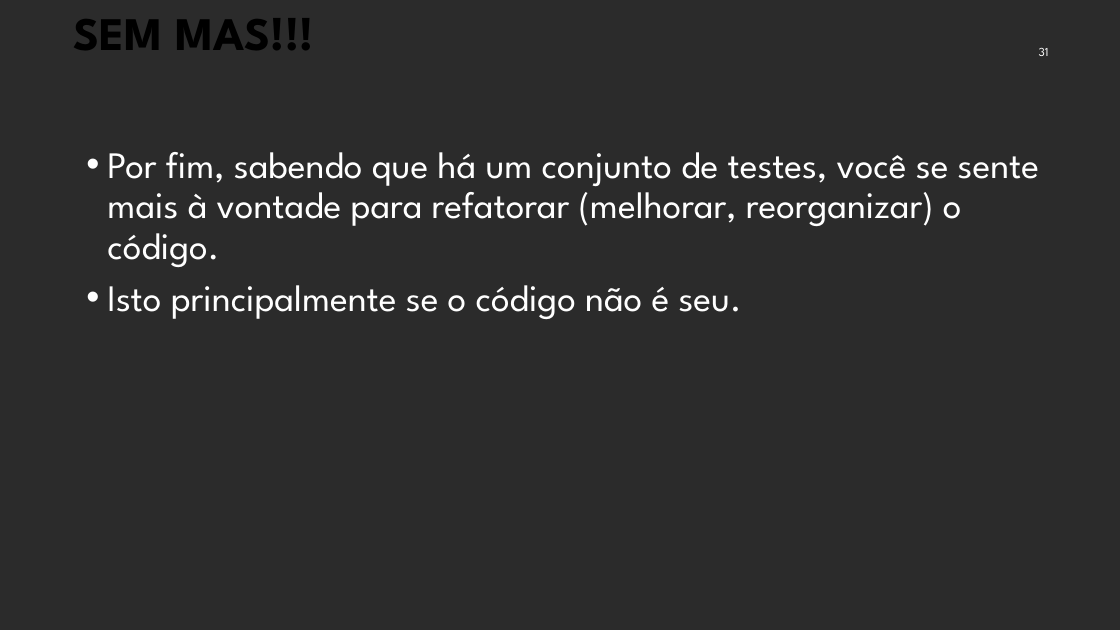
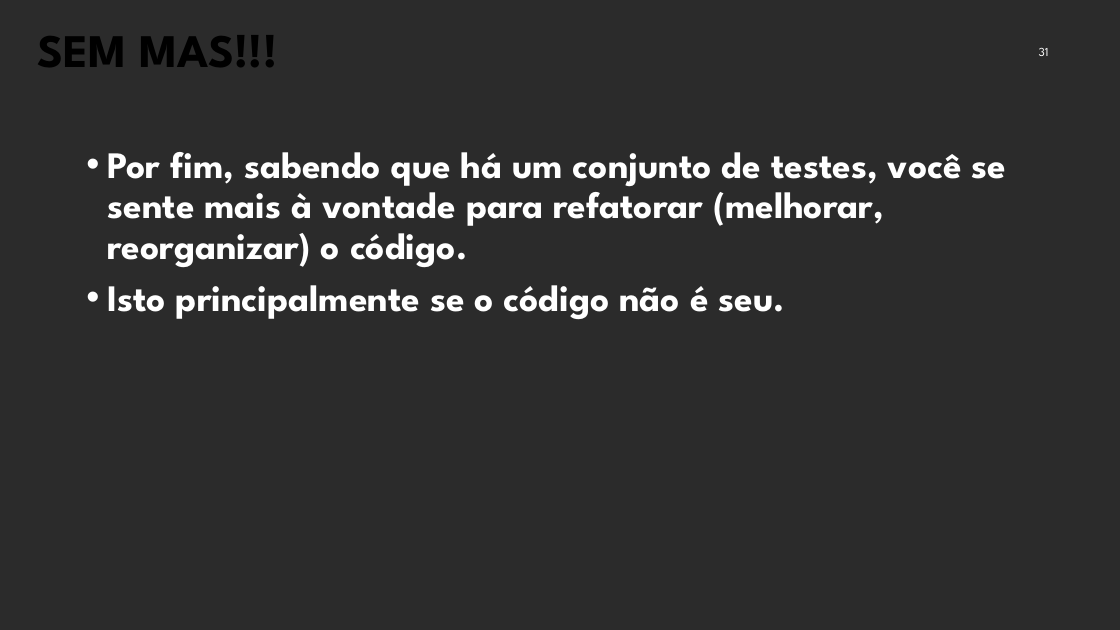
Before and after one commit to Claudio-Barbosa-da-Silva/testes-de-software, a slide deck: slide 31 of projects/01-introducao-tdd/tdd.pptx. Drawn at 1120x630 pixels with LibreOffice and Linux fonts; fonts in the diff are those of the drawing; background and template pictures are left out; a plain dark background stands for a picture behind light text. Boxes give left, top, right and bottom in pixels: in the first picture for what was removed or moved away, otherwise in the second. Text is boxed around its words. In the diff, an @@ line names an element or a change of style, - is before the commit and + after.

```diff
--- a/projects/01-introducao-tdd/tdd.pptx
+++ b/projects/01-introducao-tdd/tdd.pptx
@@ title "SEM MAS!!!": place and size @@
-title "SEM MAS!!!" at (74,18,313,50)
+title "SEM MAS!!!" at (38,35,277,67)
@@ text "Por fim, sabendo que há ..." at (107,152,1007,319): bold on @@
```
Also in this commit, not shown: 7 other slides changed.
